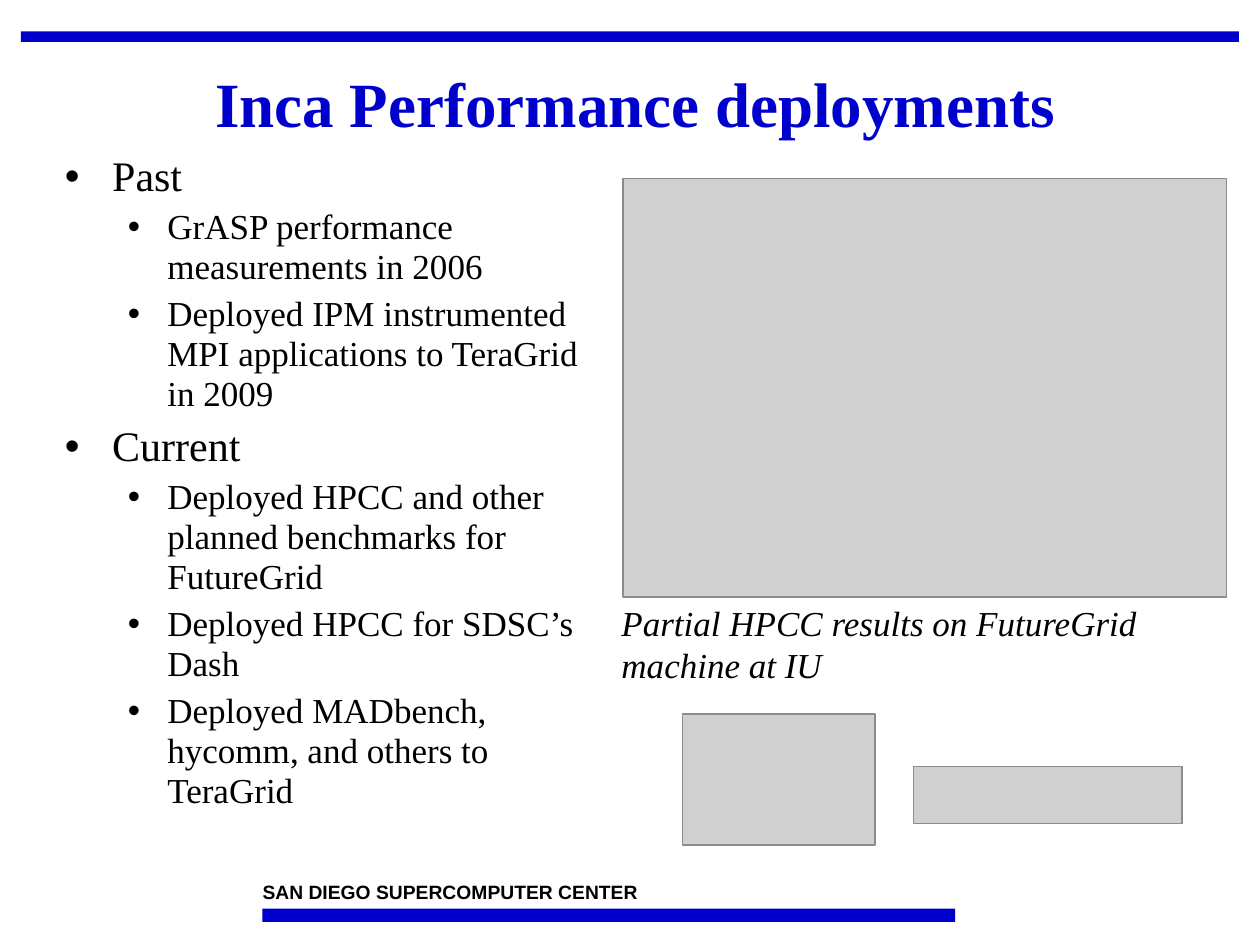
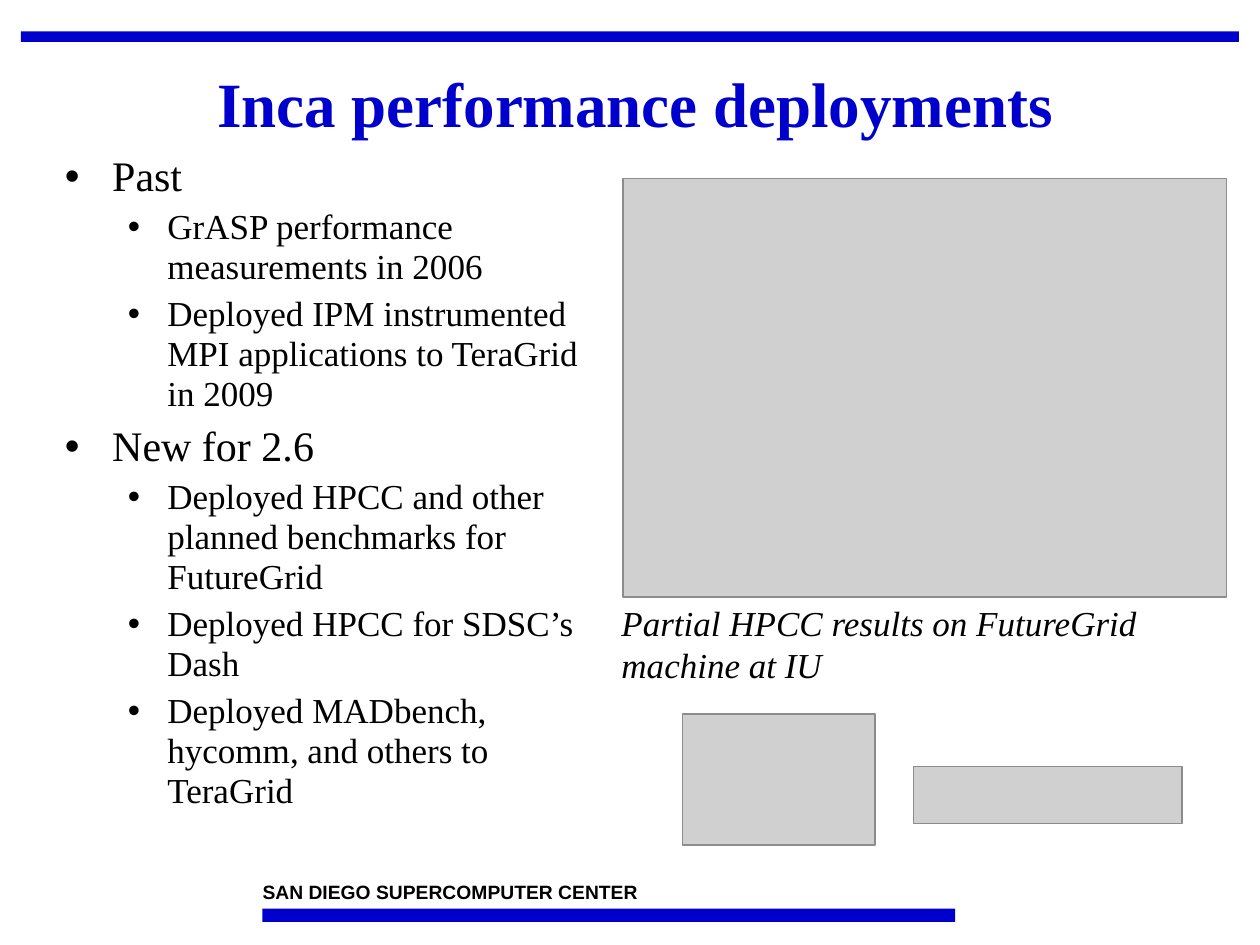
Before and after one commit to IncaProject/inca-xsede, a slide deck: slide 23 of talks/2010/2010workshop/overview.pptx. Drawn at 1260x945 pixels with LibreOffice and Linux fonts; fonts in the diff are those of the drawing; grey boxes stand for pictures; background and template pictures are left out. Boxes give left, top, right and bottom in pixels: in the first picture for what was removed or moved away, otherwise in the second. Text is boxed around its words. In the diff, an @@ line names an element or a change of style, - is before the commit and + after.

```diff
--- a/talks/2010/2010workshop/overview.pptx
+++ b/talks/2010/2010workshop/overview.pptx
@@ title at (217, 82, 1052, 139): text changed @@
-Inca Performance deployments
+Inca performance deployments
@@ text at (112, 431, 314, 462): text changed @@
-• Current
+• New for 2.6
```
Also in this commit, not shown: 3 other slides changed, 1 slide removed.
